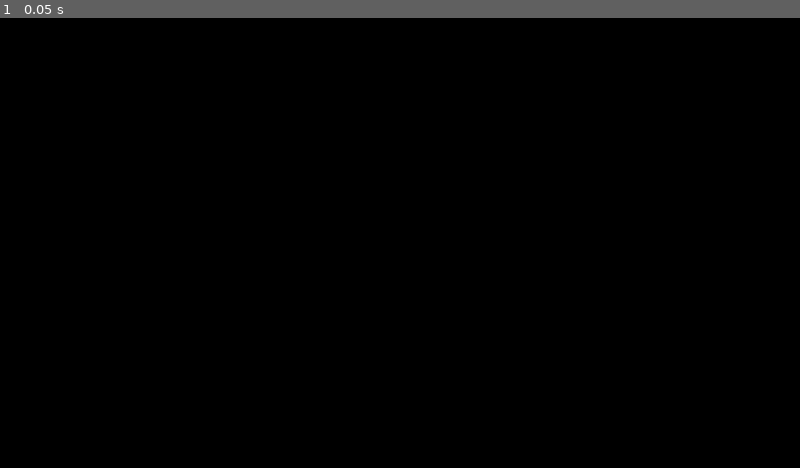
Above: before the commit, frame 1.
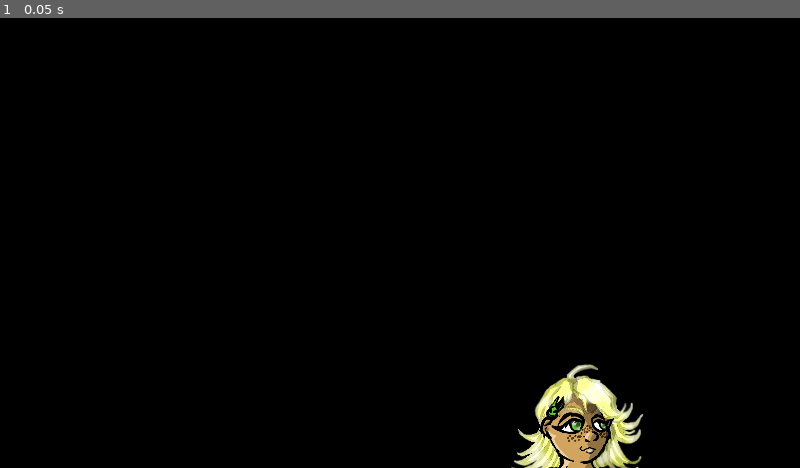
Above: after the commit, the same moment.

Repository: lucaanescu/Road-To-Victory-Game-
Game: Godot game, scene res://Game_start.tscn
The game is run twice, just before and just after one commit, with the same random seed, the same clock (stepped at 60 frames per second) and the same inputs.
Inputs:
- Up to frame 1 (0.05 s): no input

The runs differ from the first frame. In frame 1, 2.0% of the frame differs, in the area x 63-81%, y 76-100%.

Commit message:
added character portraits
added sunny and aki as placeholders

Diff:
--- a/road-to-victory/Game_start.tscn
+++ b/road-to-victory/Game_start.tscn
@@ -1,7 +1,9 @@
-[gd_scene load_steps=6 format=3 uid="uid://cgiqmp0sc0wqt"]
+[gd_scene load_steps=8 format=3 uid="uid://cgiqmp0sc0wqt"]
 
 [ext_resource type="Texture2D" uid="uid://c7k5po60trj0h" path="res://Backgrounds/istockphoto-1415886887-612x612.jpg" id="1_v4lbx"]
 [ext_resource type="Script" path="res://First_map_start.gd" id="1_vnvi4"]
+[ext_resource type="Texture2D" uid="uid://cvotxrnk01n17" path="res://Characters/Aki_neutral.png" id="4_8xfhb"]
+[ext_resource type="Texture2D" uid="uid://bq5ysje77ck57" path="res://Characters/Sunny_Neutral.png" id="4_xvci1"]
 
 [sub_resource type="Animation" id="Animation_x7w64"]
 resource_name = "Fade_out_in"
@@ -73,3 +75,14 @@
 libraries = {
 "": SubResource("AnimationLibrary_85g4w")
 }
+
+[node name="AkiNeutral" type="Sprite2D" parent="."]
+position = Vector2(750, 383)
+scale = Vector2(0.217718, 0.238769)
+texture = ExtResource("4_8xfhb")
+flip_h = true
+
+[node name="SunnyNeutral" type="Sprite2D" parent="."]
+position = Vector2(406, 387)
+scale = Vector2(0.215476, 0.215476)
+texture = ExtResource("4_xvci1")
Renamed: road-to-victory/Characters/Background(84).png -> road-to-victory/Characters/Aki_neutral.png
Not shown, changed: road-to-victory/Characters/Aki_neutral.png.import
Binary file removed: road-to-victory/Characters/Background(85).png
Binary file added: road-to-victory/Characters/Sunny_Neutral.png
Not shown, changed: road-to-victory/Characters/Sunny_Neutral.png.import
